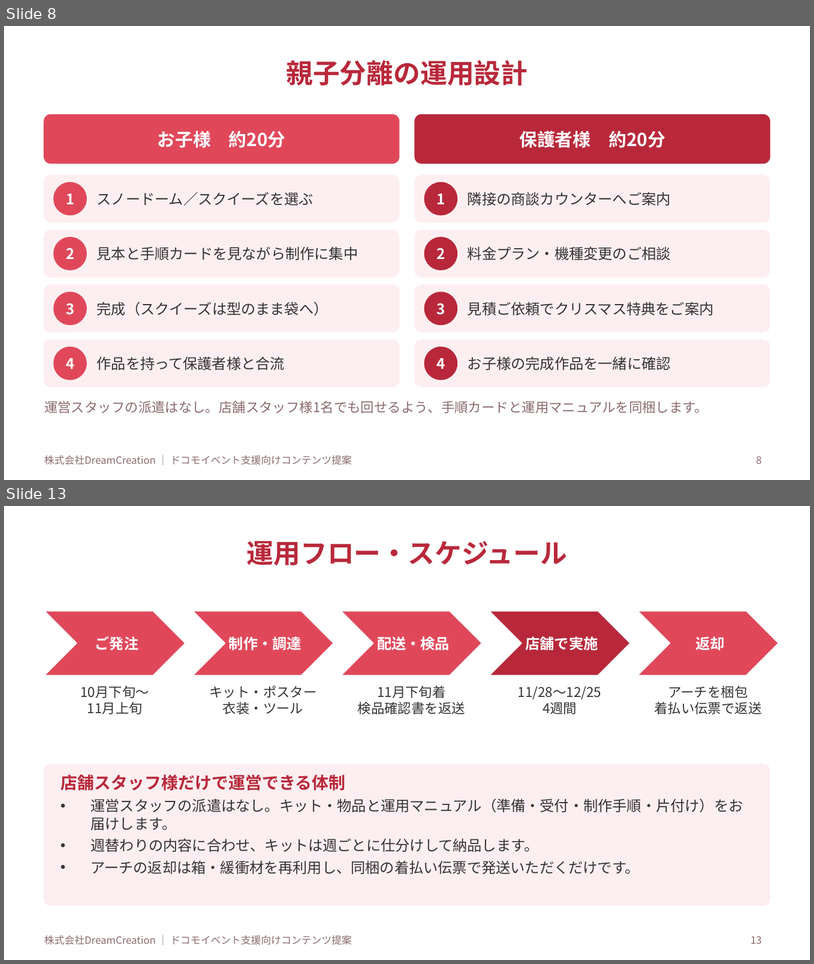
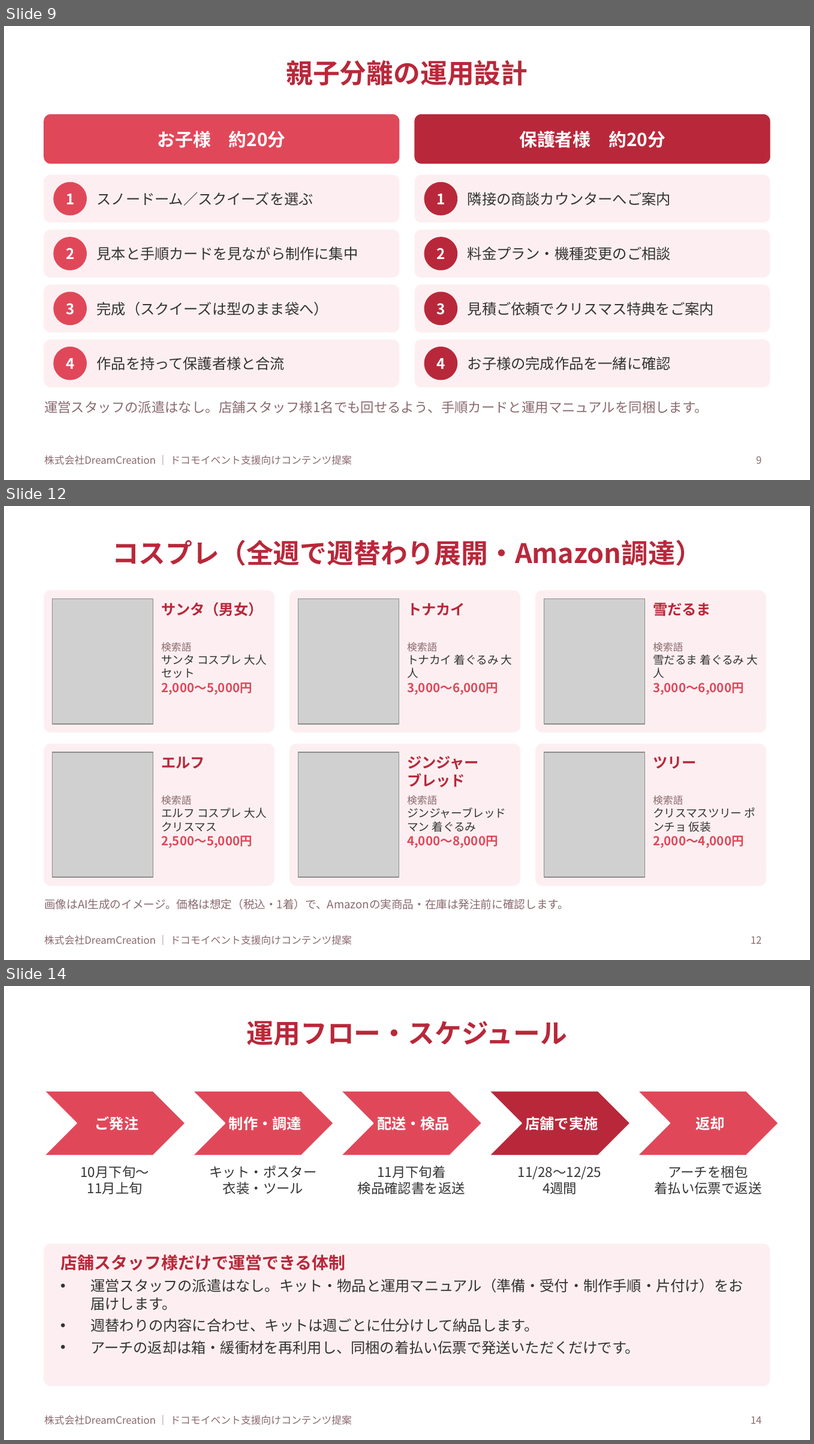
Before and after one commit to lunamax77/-next-vision, a slide deck: docs/proposals/2026-12_docomo_christmas-ws/企画書_NTTドコモ_クリスマスWS.pptx. Shown one above the other, each under a label of ours: slides 8 and 13 before the commit, slides 9, 12 and 14 after it; the slides between them are not shown. The pictures are 814x964 and 814x1444 pixels, drawn with LibreOffice and Linux fonts; fonts in the diff are those of the drawing; grey boxes stand for pictures. Boxes give left, top, right and bottom in pixels: in the first picture for what was removed or moved away, otherwise in the second. Text is boxed around its words. In the diff, an @@ line names an element or a change of style, - is before the commit and + after.

```diff
--- a/docs/proposals/2026-12_docomo_christmas-ws/企画書_NTTドコモ_クリスマスWS.pptx
+++ b/docs/proposals/2026-12_docomo_christmas-ws/企画書_NTTドコモ_クリスマスWS.pptx
@@ slide 12 added at bbox=[4, 506, 810, 960], background #FFFFFF; not listed: 1 template element that a slide beside it also shows @@
@@ title added at bbox=[112, 540, 702, 566], 24 pt, text #B8283A, bold @@
+コスプレ（全週で週替わり展開・Amazon調達）
@@ rounded rectangle added at bbox=[44, 591, 274, 732], fill #FDEFF1, outline #FDEFF1 1 pt @@
@@ rounded rectangle added at bbox=[290, 591, 520, 732], fill #FDEFF1, outline #FDEFF1 1 pt @@
@@ rounded rectangle added at bbox=[536, 591, 766, 732], fill #FDEFF1, outline #FDEFF1 1 pt @@
@@ picture added at bbox=[53, 599, 153, 724] @@
@@ text added at bbox=[161, 602, 263, 616], 13 pt, text #B8283A, bold @@
+サンタ（男女）
@@ picture added at bbox=[299, 599, 399, 724] @@
@@ text added at bbox=[407, 603, 465, 615], 13 pt, text #B8283A, bold @@
+トナカイ
@@ picture added at bbox=[544, 599, 645, 724] @@
@@ text added at bbox=[653, 603, 711, 616], 13 pt, text #B8283A, bold @@
+雪だるま
@@ text added at bbox=[161, 642, 267, 847], 10 pt, text #333333 @@
+検索語
+サンタ コスプレ 大人 セット
+2,000〜5,000円
@@ text added at bbox=[407, 642, 513, 847], 11 pt, text #E0485A @@
+検索語
+トナカイ 着ぐるみ 大人
+3,000〜6,000円
@@ text added at bbox=[653, 642, 759, 847], 11 pt, text #E0485A @@
+検索語
+雪だるま 着ぐるみ 大人
+3,000〜6,000円
@@ rounded rectangle added at bbox=[44, 744, 274, 885], fill #FDEFF1, outline #FDEFF1 1 pt @@
@@ picture added at bbox=[53, 752, 153, 877] @@
@@ text added at bbox=[161, 756, 205, 768], 13 pt, text #B8283A, bold @@
+エルフ
@@ rounded rectangle added at bbox=[290, 744, 520, 885], fill #FDEFF1, outline #FDEFF1 1 pt @@
@@ picture added at bbox=[299, 752, 399, 877] @@
@@ text added at bbox=[407, 756, 479, 787], 13 pt, text #B8283A, bold @@
+ジンジャー
+ブレッド
@@ rounded rectangle added at bbox=[536, 744, 766, 885], fill #FDEFF1, outline #FDEFF1 1 pt @@
@@ picture added at bbox=[544, 752, 645, 877] @@
@@ text added at bbox=[653, 756, 697, 768], 13 pt, text #B8283A, bold @@
+ツリー
@@ text added at bbox=[161, 795, 267, 831], 10 pt, text #333333 @@
+検索語
+エルフ コスプレ 大人 クリスマス
+2,500〜5,000円
@@ text added at bbox=[407, 795, 506, 832], 10 pt, text #333333 @@
+検索語
+ジンジャーブレッドマン 着ぐるみ
+4,000〜8,000円
@@ text added at bbox=[653, 795, 756, 832], 10 pt, text #333333 @@
+検索語
+クリスマスツリー ポンチョ 仮装
+2,000〜4,000円
@@ text added at bbox=[44, 898, 569, 909], 10 pt, text #8A6A6E @@
+画像はAI生成のイメージ。価格は想定（税込・1着）で、Amazonの実商品・在庫は発注前に確認します。
@@ page number added at bbox=[751, 936, 762, 943], 9 pt, text #8A6A6E @@
+12
@@ what was slide 8 is now slide 9 @@
@@ page number at bbox=[756, 456, 762, 463]: text changed @@
-8
+9
@@ what was slide 13 is now slide 14 @@
@@ page number at bbox=[751, 1416, 762, 1423]: text changed @@
-13
+14
```
Also in this commit, not shown: 3 slides changed, 1 other slide added, 1 slide removed, 17 other files.
